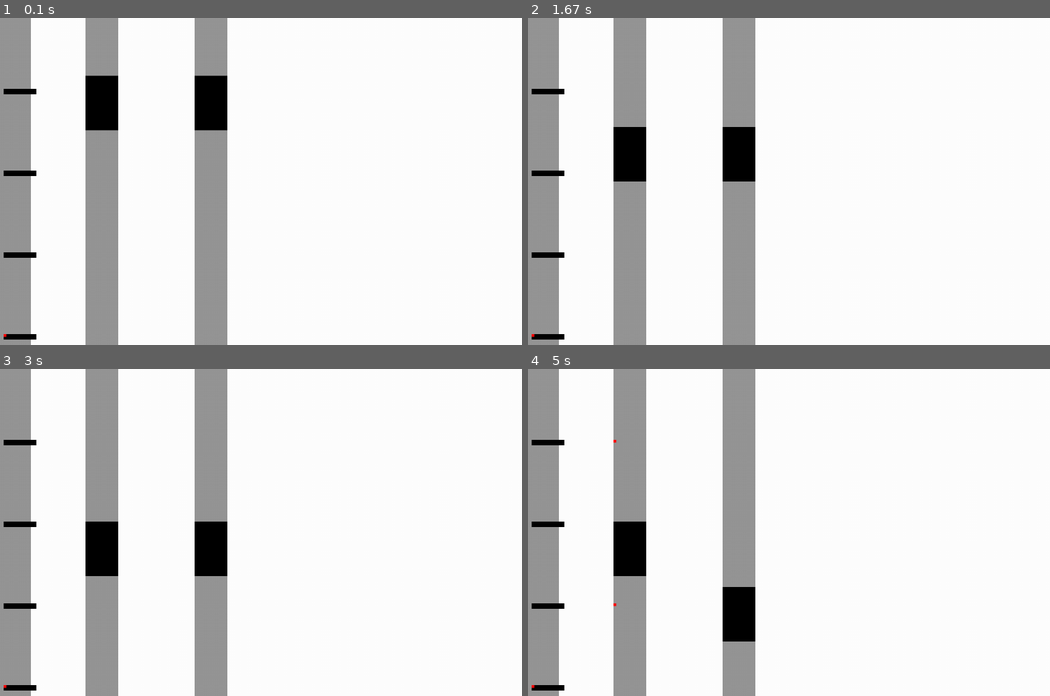
Above: before the commit, frames 1-4 (two rows, left to right).
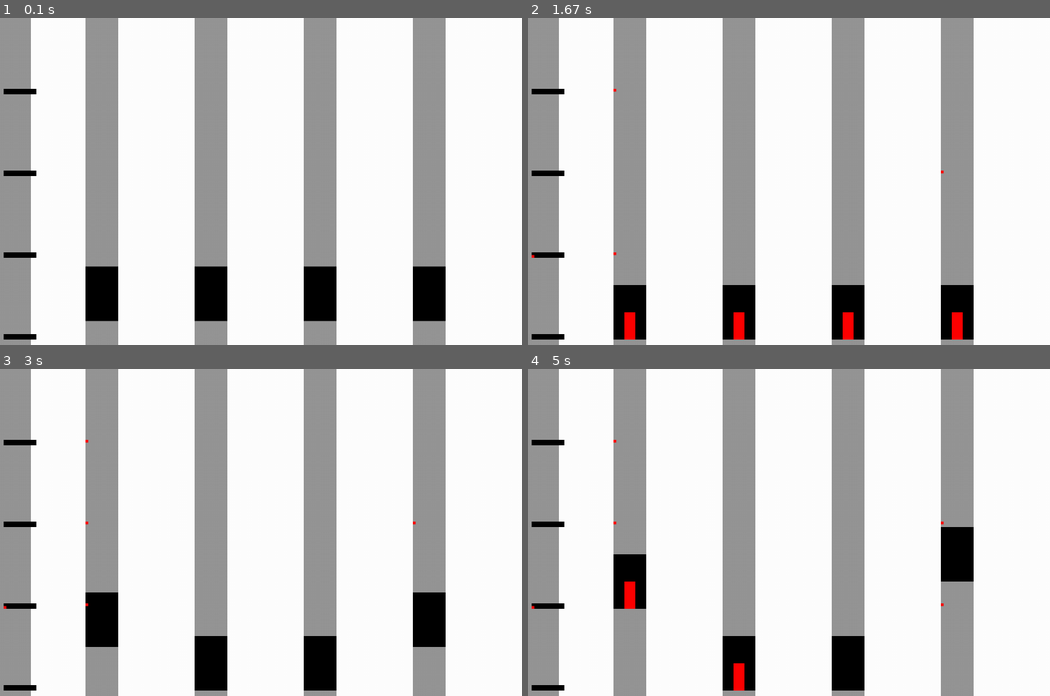
Above: after the commit, the same moments.

Repository: EivMeyer/GR57Git
Game: pygame game, started from Elevator Simulator/main.py
The game is run twice, just before and just after one commit, with the same random seed, the same clock (stepped at 60 frames per second) and the same inputs.
Inputs:
- Up to frame 1 (0.1 s): no input
- Up to frame 2 (1.67 s): no input
- Up to frame 3 (3 s): no input
- Up to frame 4 (5 s): no input

The runs differ from the first frame. In frame 1, 17% of the frame differs, in the area x 0-86%, y 0-100%; in frame 2, 17%; in frame 3, 17%; in frame 4, 16%.

Commit message:
Fixed simulator

Diff:
--- a/Elevator Simulator/config.py
+++ b/Elevator Simulator/config.py
@@ -1,13 +1,21 @@
 N_FLOORS 		= 4
-N_ELEVS 		= 2
+N_ELEVS 		= 5
 HEIGHT 			= 600
 WIDTH 			= 1000
 ELEV_HEIGHT 	= 100
 ELEV_SPEED 		= 1
+ELEV_TIMEOUT    = 1
+RANDOMIZE 		= True or False
+FREQUENCY 		= 0.02
 
 ORDERS 			= [
 	# Floor,  is_internal,  direction/elevator,  	time
-	[	0,	 			0, 					1, 			0],
-	[	3,	 			1, 					0, 			3],
-	[	1,	 			1, 					0, 			4],
+	#[	0,	 			0, 					1, 			2],
+	[	3,	 			1, 					0, 			2],
+	[	2,	 			0, 					-1, 		13],
+
+	# [	1,	 			0, 					1, 			6],
+	# [	2,	 			0, 					1, 			6],
+	# [	2,	 			0, 					-1, 		6],
+	# [	1,	 			0, 					-1, 		6],
 ]
--- a/Elevator Simulator/elevator.py
+++ b/Elevator Simulator/elevator.py
@@ -1,4 +1,6 @@
 import config
+import time
+from pprint import pprint
 
 class Elevator:
 	def __init__(self, x, y, address):
@@ -9,8 +11,17 @@
 		self.dir 	= -1
 		self.target = -1
 		self.target_dir = 0
+		self.door_open = False
+		self.time_out = time.time()
 
 	def update(self, floors, scheduler, order_matrix):
+		if (time.time() - self.time_out > config.ELEV_TIMEOUT and self.door_open):
+			self.door_open = False
+			self.plan_next(scheduler, order_matrix)
+
+		if (self.door_open):
+			return
+
 		self.y 		-= self.dir * config.ELEV_SPEED
 
 		floor_signal = self.get_floor_signal(floors)
@@ -18,15 +29,22 @@
 		if (floor_signal != -1 and int(self.floor) != self.floor or self.target == self.floor):
 			self.floor = floor_signal
 
-			if (self.target == self.floor):
+			if (self.target == self.floor or self.floor == 0):
+				print('\nelev', self.address, 'reached target floor:', self.target, '(', self.target_dir, ')')
+
+				pprint(order_matrix.external)
 				order_matrix.internal[self.address][self.floor] = 0
 				if (self.target_dir != 0):
 					order_matrix.external[self.floor][self.target_dir] = 0
 				self.dir = 0
 				self.target = -1
 				self.target_dir = 0
+				self.door_open = True
+				self.time_out = time.time()
 
-			self.plan_next(scheduler, order_matrix)
+
+
+
 
 		elif (self.floor == int(self.floor)):
 			self.floor += 0.5*self.dir
@@ -38,14 +56,18 @@
 		return -1
 
 	def plan_next(self, scheduler, order_matrix):
-		target, target_dir = scheduler.get_command(self)
-		if (target != self.target and self.target != -1):
+		if (self.target_dir != 0):
+			order_matrix.external[self.target][self.target_dir] = 1
+
+		cost, target, target_dir = scheduler.get_best_command_for_elev(self)
+		if ((target != self.target or target_dir != self.target_dir) and self.target != -1 and target != -1):
+			#print(self.address, '->', target, self.target, target_dir, self.target_dir)
 			if (self.target_dir == 0):
 				order_matrix.internal[self.address][self.target] = 1
 			else:
 				order_matrix.external[self.target][self.target_dir] = 1
 
-		print('elevator', self.address, 'is on ', self.floor, ' new command', target, target_dir)
+		#print('elevator', self.address, 'is on ', self.floor, ' new command', target, target_dir)
 		if (target != -1):
 			self.target = target
 			self.target_dir = target_dir
--- a/Elevator Simulator/main.py
+++ b/Elevator Simulator/main.py
@@ -4,17 +4,18 @@
 import config
 import orders
 import scheduling
+from random import random
 
 then = time.time()
 pygame.init()
-screen = pygame.display.set_mode((1000, 600))
+screen = pygame.display.set_mode((config.WIDTH, config.HEIGHT))
 floors = [config.HEIGHT - 10 - config.HEIGHT / config.N_FLOORS * x for x in range(config.N_FLOORS)]
 order_matrix = orders.OrderMatrix()
 scheduler = scheduling.Scheduler()
 scheduler.order_matrix = order_matrix
 elevators = []
 for i in range(config.N_ELEVS):
-	elev = elevator.Elevator(200+i*200, 200, i)
+	elev = elevator.Elevator(200+i*200, config.HEIGHT-50, i)
 	elevators.append(elev)
 	order_matrix.add_elevator(i)
 	elev.move_to(0, 0, order_matrix)
@@ -23,25 +24,39 @@
 
 while not done:
 	dt = time.time() - then
-	try:
-		if (dt >= config.ORDERS[0][3]):
-			order = config.ORDERS.pop(0)
-			floor 		= order[0]
-			is_internal = order[1]
-			data 		= order[2] # Direction / elevator depending on is_internal
 
-			print('New order: ', floor)
+	if (config.RANDOMIZE):
+		if (random() < config.FREQUENCY):
+			floor, is_internal, data = orders.get_random_order()
+
+			print('\nnew order: ', floor, '(', data, ')')
 			if (is_internal):
 				order_matrix.internal[data][floor] = 1
 			else:
 				order_matrix.external[floor][data] = 1
 
-			for elev in elevators:
-				if (elev.dir == 0):
-					elev.plan_next(scheduler, order_matrix)
+			sorted_elevs = scheduler.get_cheapest_command(elevators)
 
-	except IndexError:
-		pass
+			for elev_dict in sorted_elevs:
+				elev_dict['elev'].plan_next(scheduler, order_matrix)
+	else:
+		if (len(config.ORDERS) > 0):
+			if (dt >= config.ORDERS[0][3]):
+				order = config.ORDERS.pop(0)
+				floor 		= order[0]
+				is_internal = order[1]
+				data 		= order[2] # Direction / elevator depending on is_internal
+
+				print('\nnew order: ', floor)
+				if (is_internal):
+					order_matrix.internal[data][floor] = 1
+				else:
+					order_matrix.external[floor][data] = 1
+
+				sorted_elevs = scheduler.get_cheapest_command(elevators)
+
+				for elev_dict in sorted_elevs:
+					elev_dict['elev'].plan_next(scheduler, order_matrix)
 
 	for event in pygame.event.get():
 		if event.type == pygame.QUIT:
@@ -62,6 +77,8 @@
 		elev.update(floors, scheduler, order_matrix)
 		pygame.draw.rect(screen, (150, 150, 150), pygame.Rect(elev.x, 0, 60, config.HEIGHT))
 		pygame.draw.rect(screen, (0, 0, 0), pygame.Rect(elev.x, elev.y - config.ELEV_HEIGHT, 60, config.ELEV_HEIGHT))
+		if (elev.door_open):
+			pygame.draw.rect(screen, (255, 0, 0), pygame.Rect(elev.x + 20, elev.y - config.ELEV_HEIGHT/2, 20, config.ELEV_HEIGHT/2))
 
 		for floor in range(len(floors)):
 			y = floors[floor]
--- a/Elevator Simulator/orders.py
+++ b/Elevator Simulator/orders.py
@@ -1,4 +1,23 @@
 import config
+from random import randint
+from random import choice
+
+def get_random_order():
+	floor = randint(0, config.N_FLOORS-1)
+	is_internal = randint(0, 1)
+
+	if (is_internal == 1):
+		data = randint(0, config.N_ELEVS-1)
+	else:
+		if (floor == 0):
+			data = 1
+		elif (floor == config.N_FLOORS-1):
+			data = -1
+		else:
+			data = choice([-1, 1])
+
+	return (floor, is_internal, data)
+
 
 class OrderMatrix:
 	def __init__(self):
--- a/Elevator Simulator/scheduling.py
+++ b/Elevator Simulator/scheduling.py
@@ -9,7 +9,29 @@
 		self.order_matrix 	= None
 		self.event_handler 	= None
 
-	def get_command(self, elev):
+	def get_cheapest_command(self, elevators):
+		sorted_elevs = []
+
+		for elev in elevators:
+			if (elev.door_open):
+				continue
+
+			elev_min_cost, elev_min_target, elev_min_target_dir = self.get_best_command_for_elev(elev)
+
+			elev_dict = {
+				'elev': elev,
+				'min_cost': elev_min_cost,
+				'min_target': elev_min_target,
+				'min_target_dir': elev_min_target_dir,
+			}
+
+			sorted_elevs.append(elev_dict)
+
+		sorted_elevs = sorted(sorted_elevs, key=lambda k: k['min_cost'])
+
+		return sorted_elevs
+
+	def get_best_command_for_elev(self, elev):
 		min_cost = 10000000
 		min_target = -1
 		min_target_dir = 0
@@ -38,13 +60,15 @@
 					min_target = floor
 					min_target_dir = -1
 
-		return (min_target, min_target_dir)
+		return (min_cost, min_target, min_target_dir)
+
+
 
 
 	def cost(self, elev, floor_order, dir_order, is_internal):
 		path_dir = 1 if elev.floor < floor_order else -1
 
-		cost = math.sqrt((elev.floor-floor_order)**2 + (elev.dir-dir_order)**2 + 5*(elev.dir-path_dir)**2 + (1-is_internal)**2)
+		cost = math.sqrt((elev.floor-floor_order)**2 + 10*(elev.dir-path_dir)**2 + 5*(elev.dir-dir_order)**2 + (1-is_internal)**2)
 
-		#print('floor_order:', floor_order, 'elev.floor:', elev.floor, 'elev.dir:', elev.dir, 'path_dir:', path_dir, 'dir_order:', dir_order, 'cost: ', cost)
+		print('elev', elev.address, ':', 'floor_order:', floor_order, 'elev.floor:', elev.floor, 'elev.dir:', elev.dir, 'path_dir:', path_dir, 'dir_order:', dir_order, 'cost: ', cost)
 		return cost
